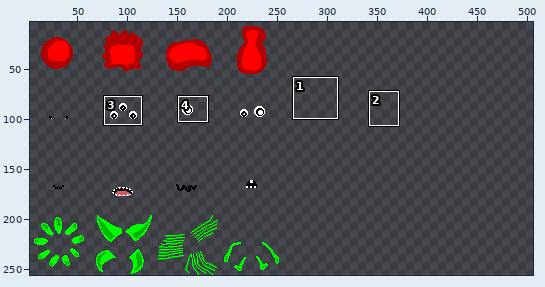
Pixel-art file: origdata/Bacteria.aseprite. Above, an overview of the earlier version with the close-up marked.
Close-up. Before the commit:
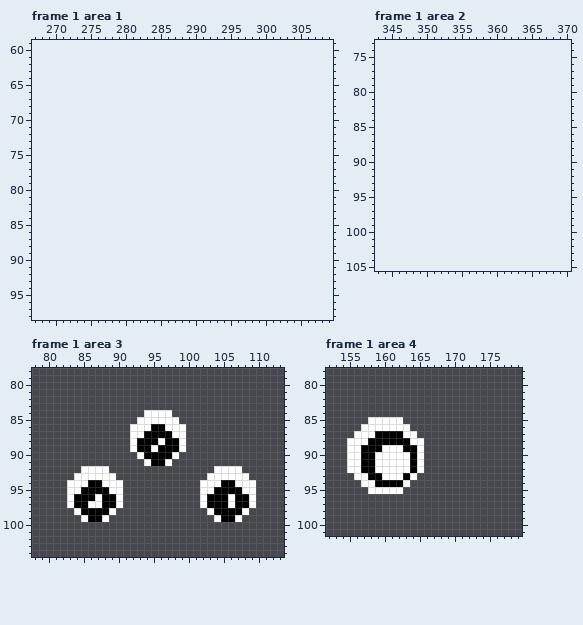
256x256 pixels, 1 frame. Shown: frame 1 area 1: x 267..309, y 59..98; frame 1 area 2: x 343..370, y 73..105; frame 1 area 3: x 78..113, y 78..104; frame 1 area 4: x 152..179, y 78..101. The old version is drawn lined up with the new one, on the new canvas. The wide view leaves out empty margins. The commit also changed other frames or places, which this record leaves out.
After the commit:
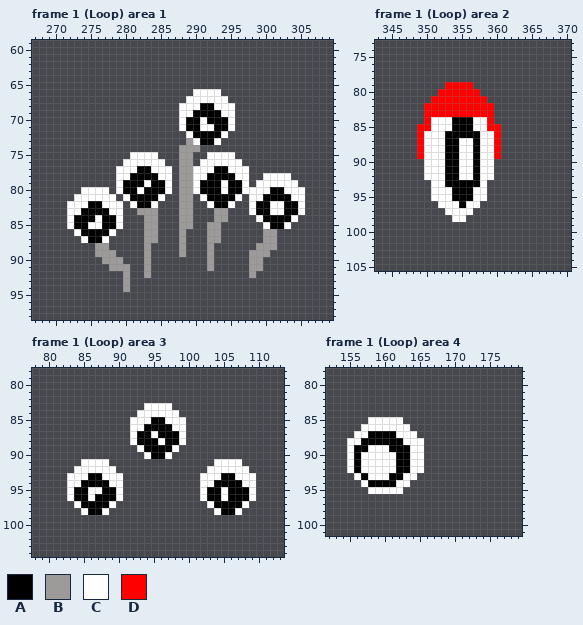
Palette (. is transparent): A #000000  B #9d9a9a  C #ffffff  D #ff0000
Edits made:
canvas 256x256 -> 512x256
Changed rows in their new state; - is an unchanged pixel.
Frame 1 (Loop) area 1:
first column x 272:
66 ------------------CCCC------------
67 -----------------CCCCCC-----------
68 ----------------CCCAACCC----------
69 ----------------CCAAAACC----------
70 ----------------CAACAAAC----------
71 ----------------CAACCAAC----------
72 -----------------CAAAAC-----------
73 -----------------BCAAC------------
74 ----------------BBB---------------
75 ---------CCCC---BB--CCCC----------
76 --------CCCCCC--BB-CCCCCC---------
77 -------CCCAACCC-BBCCCAACCC--------
78 -------CCAAAACC-BBCCAAAACC--CCCC--
79 -------CAAACAAC-BBCAAACAAC-CCCCCC-
80 --CCCC-CAACAAAC-BBCAAACAACCCCAACCC
81 -CCCCCC-CAAAAC--BB-CAAAAC-CCAAAACC
82 CCCAACCC-CAAC---BB--CAAC--CAACCAAC
83 CCAAAACC--BBB---BB---BB---CAACCAAC
84 CAAACAAC---BB---BB---BB----CAAAAC-
85 CAACCAAC---BB---BB--BB------CAAC--
86 -CAAAAC----BB---B---BB------BB----
87 --CAAC-----BB---B---BB------BB----
88 ----BB-----B----B---B------BBB----
89 ----BBB----B----B---B-----BBB-----
90 -----BBB---B--------B-----BB------
91 ------BBB--B--------B-----BB------
92 --------B--B--------------B-------
93 --------B-------------------------
94 --------B-------------------------
Frame 1 (Loop) area 2:
first column x 349:
 79 ----DDDD----
 80 ---DDDDDD---
 81 --DDDDDDDD--
 82 -DDDDDDDDDD-
 83 -DDDDDDDDDD-
 84 -DCCCAAACCD-
 85 DDCCCAAACCDD
 86 DCCCAAAAACCD
 87 DCCCAACCACCD
 88 DCCCAACCACCD
 89 DCCCAACCACCD
 90 -CCCAACCACC-
 91 -CCCAACCACC-
 92 -CCCAACCACC-
 93 --CCAAAAAC--
 94 --CCCAAACC--
 95 --CCCAAACC--
 96 ---CCCACC---
 97 ----CCCC----
 98 -----CC-----
Frame 1 (Loop) area 3:
first column x 83:
 83 -----------CCCC------------
 84 ----------C----C-----------
 85 ---------C--AA--C----------
 86 -----------A--A------------
 87 ----------A-C--A-----------
 89 ---------.C-A--C.----------
 90 ----------.C--C.-----------
 91 --CCCC-----....------CCCC--
 92 -C----C-------------C----C-
 93 C--AA--C-----------C--AA--C
 94 --A--A---------------A--A--
 95 -A-CC-A-------------A-C--A-
 96 ---CA-----------------CA---
 97 .C-AA-C.-----------.C--A-C.
 98 -.C--C.-------------.C--C.-
 99 --....---------------....--
Frame 1 (Loop) area 4:
first column x 156:
 87 --A---C--
 88 -A-----C-
 89 A-CC-AA-C
 90 ACC---AAC
 91 ACC---AAC
 92 ACC---AAC
 93 -ACC-AAC-
 94 --A---C--
